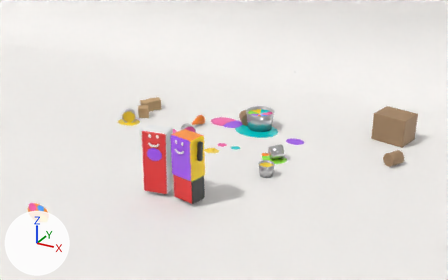
One commit to the Blender file blender/kylling_previs/kylling_previs.blend: the scene before it, then after it.
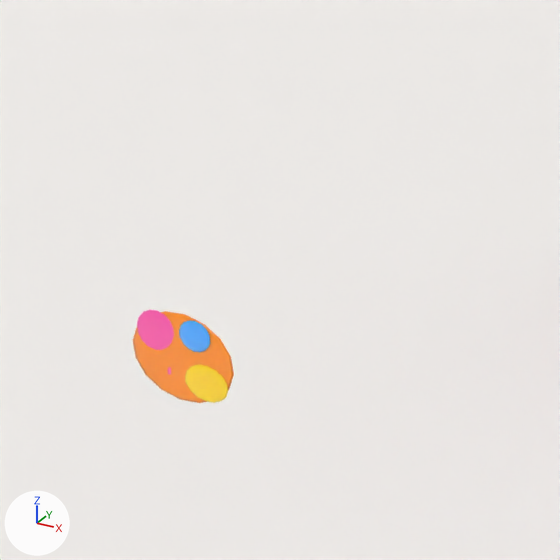
The first picture shows the older version from a camera (50 mm lens) standing at (8.3, -17.2, 8.1) and looking at (2.0, -5.8, 2.3). The close-ups show the older and then the newer version on the part from 0% to 26% of the width and 49% to 91% of the height of that picture. Only the edits that show in the close-ups are written down. The lights are fixed; the arrows at lower left show +X, +Y and +Z. Both versions are drawn at frame 1010 of the action 'JenteAction'; the numbers are the values there.

Names of what the first close-up shows: 'Kamera_Drypp_0', 'Kamera_Maling_0', 'Kamera_Maling_1', 'Kamera_Maling_2', 'Kamera_Maling_3', 'Studio_Cyclorama'.
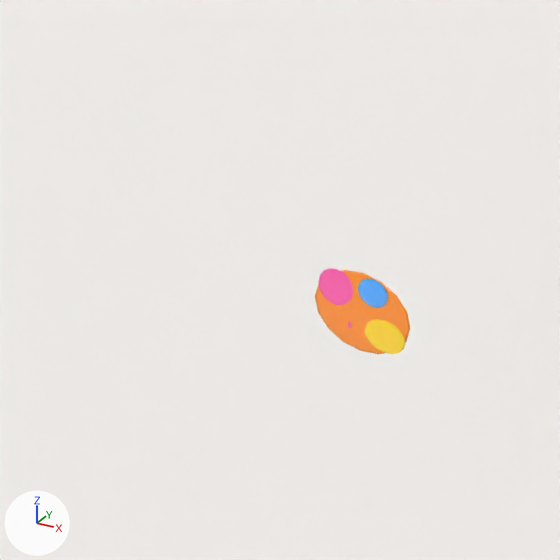
What the commit changed:
Object 'Kamera_Maling_0' (ob_kamera_maling_0) moves from (0.652, -10.271, 2.342) to (0.656, -9.308, 2.06).
Object 'Kamera_Maling_0' (ob_kamera_maling_0) turns from (77, 0, -0.7) to (80, 0, -1.9) degrees about x, y and z.
Object 'Kamera_Maling_1' (ob_kamera_maling_1) moves from (0.512, -10.255, 2.41) to (0.516, -9.293, 2.13).
Object 'Kamera_Maling_1' (ob_kamera_maling_1) turns from (77, 0, -0.7) to (80, 0, -1.9) degrees about x, y and z.
Object 'Kamera_Maling_2' (ob_kamera_maling_2) moves from (0.782, -10.292, 2.275) to (0.785, -9.328, 1.992).
Object 'Kamera_Maling_2' (ob_kamera_maling_2) turns from (77, 0, -0.7) to (80, 0, -1.9) degrees about x, y and z.
Object 'Kamera_Maling_3' (ob_kamera_maling_3) moves from (0.712, -10.255, 2.441) to (0.716, -9.298, 2.16).
Object 'Kamera_Maling_3' (ob_kamera_maling_3) turns from (77, 0, -0.7) to (80, 0, -1.9) degrees about x, y and z.
Object 'Kamera_Drypp_0' (ob_kamera_drypp_0) moves from (0.592, -10.287, 2.274) to (0.596, -9.319, 1.992).

Boxes [x1, y1, x2, y2] around the edits, measured in the close-ups (560 x 560 px):
'Kamera_Maling_0', moved, turned
    before: [133, 311, 234, 403]
    after: [315, 270, 410, 354]
'Kamera_Maling_2', moved, turned
    before: [185, 365, 228, 403]
    after: [365, 319, 405, 354]
'Kamera_Maling_1', moved, turned
    before: [137, 310, 174, 350]
    after: [318, 268, 353, 305]
'Kamera_Maling_3', moved, turned
    before: [179, 320, 210, 352]
    after: [358, 278, 388, 308]
'Kamera_Drypp_0', moved
    before: [168, 367, 171, 375]
    after: [348, 321, 352, 328]
